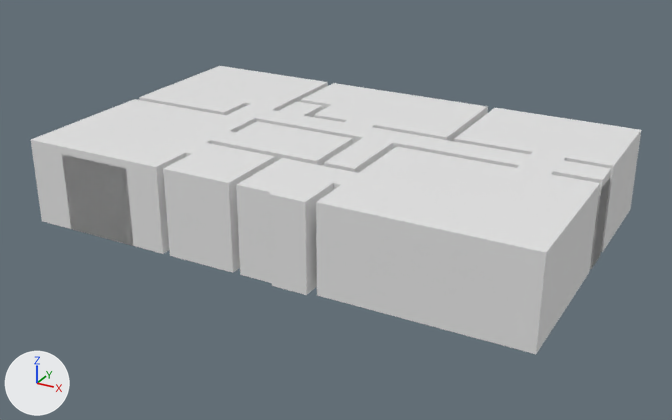
Two versions of the Blender file Assets/Models/Blend/HouseMK2.blend, one commit apart.
Rendered twice from a camera (50 mm lens) standing at (10.05, -18.41, 9.83) and looking at (-0.39, 0.56, 0.34). Arrows for +X, +Y and +Z are at lower left; the lights stay in place.

Objects in the first picture: 'Ceiling', 'Walls', 'Windows'.
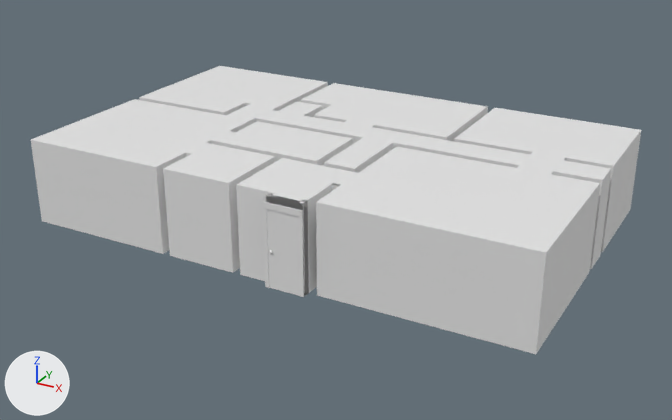
Where the change shows, as pixel boxes [x1, y1, x2, y2] in the pictures (672 x 420 px; the box of a moved part takes in the faces that stretch with it):
'Windows', hidden: before [62, 154, 610, 269]
'Front_Door', added: after [262, 192, 308, 297]
part 1 of me_plane_012, moved or reshaped: before [269, 183, 340, 295]; after [266, 185, 339, 297]

What the commit changed:
me_plane_012 is used by ob_walls; location (0.0, 0.0, 0.0).
me_plane_012 had 224 vertices, 112 faces and spanned x -7.0..6.0, y -3.1..5.0, z 0.0..2.2.
me_plane_012 now has 232 vertices, 119 faces and spans x -7.0..6.0, y -3.2..5.0, z 0.0..2.2.
me_plane_012 part 1: 8 vertices moved from x 0.0..1.1, y -3.1..-1.9, z 0.0..2.2 to x 0.0..1.1, y -3.2..-2.0, z 0.0..2.2; 8 vertices added at x 0.8..1.1, y -3.2..-1.2, z 0.0..2.2.
Mesh me_cube_027 is new.
It has 50 vertices, 41 faces and spans x 0.0..0.5, y -0.12..0.0, z -2.05..0.15.
Object 'Windows' (ob_windows) is now hidden.
Object 'Front_Door' (ob_front_door) is new; it shows me_cube_027.
Its location is (0.4, -3.1, 2.05).
It gains a MIRROR modifier named 'Mirror'.
Modifier setting: use_axis = (True, True, False).
Modifier setting: use_clip = True.
